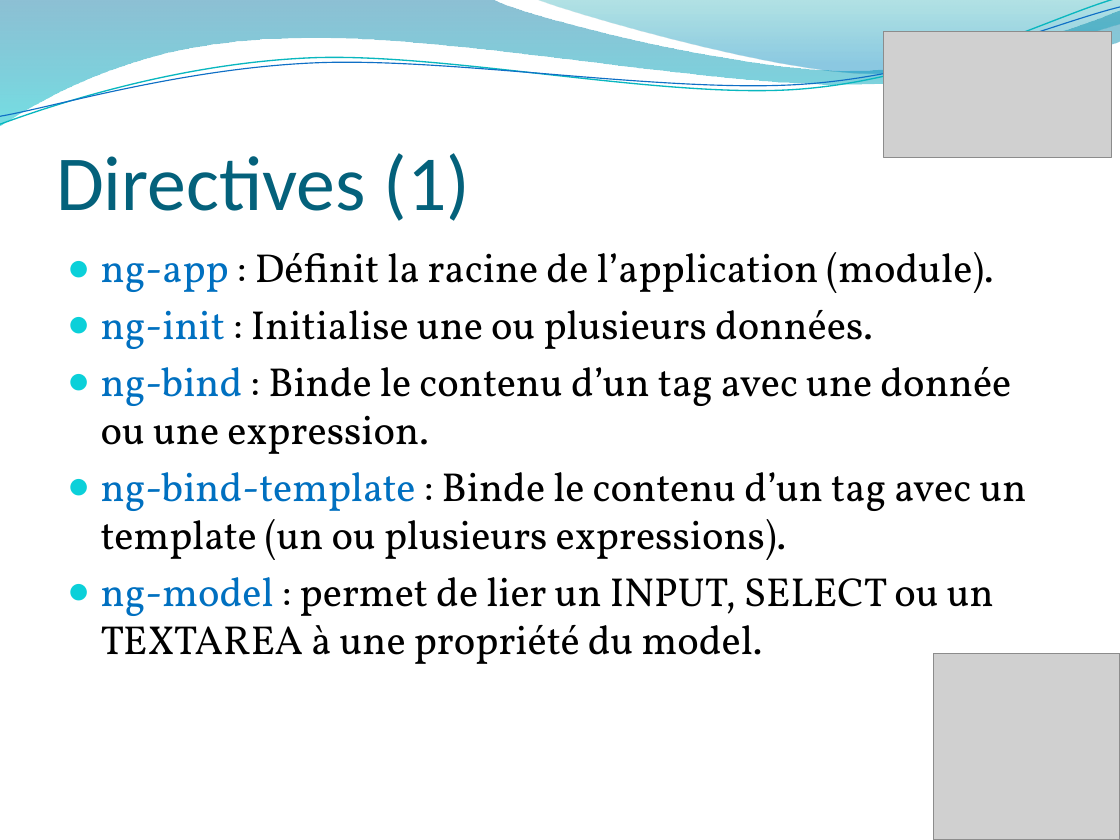
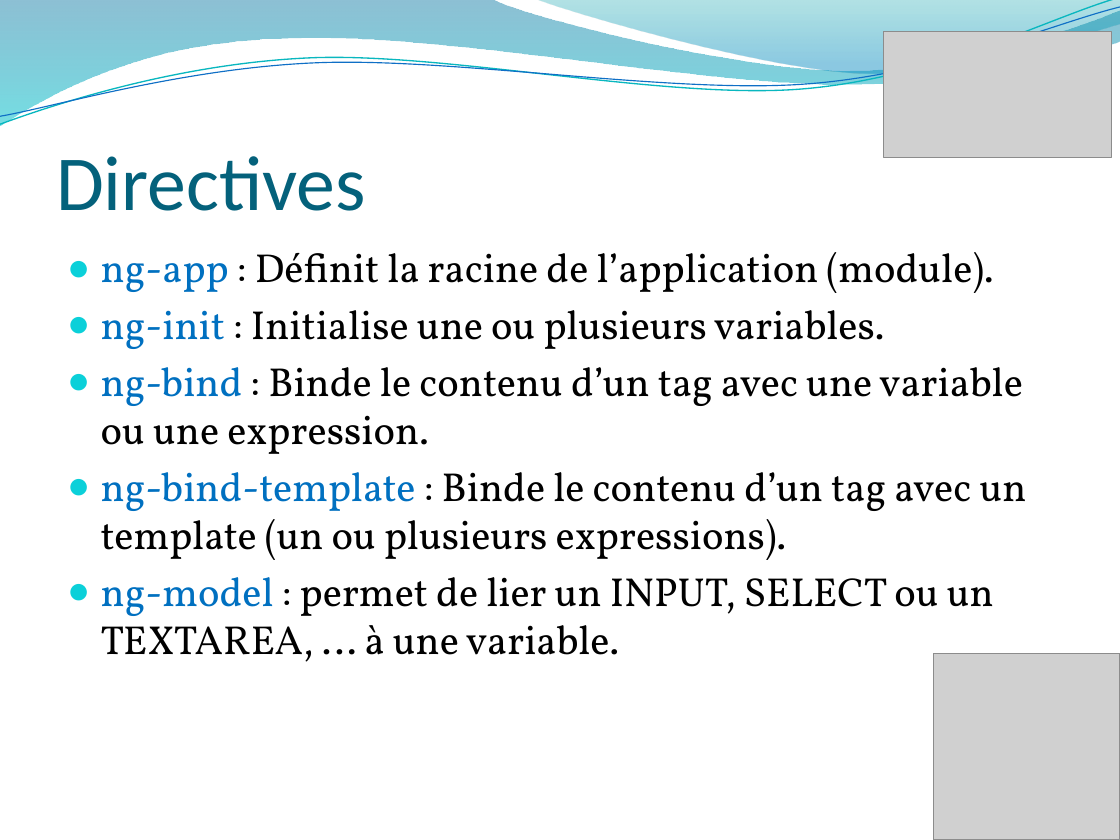
Before and after one commit to usfalami/Angular, a slide deck: slide 14 of _ng.pptx (slide 12 before the commit). Drawn at 1120x840 pixels with LibreOffice and Linux fonts; fonts in the diff are those of the drawing; grey boxes stand for pictures; background and template pictures are left out. Boxes give left, top, right and bottom in pixels: in the first picture for what was removed or moved away, otherwise in the second. Text is boxed around its words. In the diff, an @@ line names an element or a change of style, - is before the commit and + after.

```diff
--- a/_ng.pptx
+++ b/_ng.pptx
@@ title at <box>56,156,366,211</box>: text changed @@
-Directives (1)
+Directives
@@ text at <box>101,310,1023,454</box>: text changed @@
-● ng-init : Initialise une ou plusieurs données.
-● ng-bind : Binde le contenu d’un tag avec une donnée ou une expression.
+● ng-init : Initialise une ou plusieurs variables.
+● ng-bind : Binde le contenu d’un tag avec une variable ou une expression.
@@ text at <box>101,577,994,662</box>: text changed @@
-● ng-model : permet de lier un INPUT, SELECT ou un TEXTAREA à une propriété du model.
+● ng-model : permet de lier un INPUT, SELECT ou un TEXTAREA, … à une variable.
```
Also in this commit, not shown: 7 other slides changed, 3 slides added, 9 other files.
